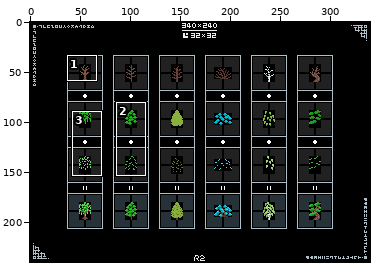
Edited in one commit: pixel-art file (works/pixel_dailies/pixel_dailies_20210902_set_of_trees_v2.aseprite). Above: a wide view before the commit, with the close-up outlined.
Close-up. Earlier state:
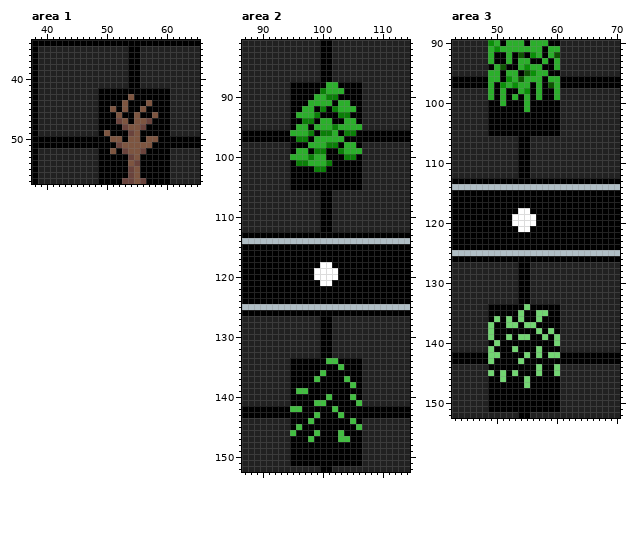
340x240 pixels, 1 frame. Shown: area 1: x 38..65, y 34..57; area 2: x 87..114, y 81..152; area 3: x 43..70, y 90..152. The commit also changed other parts of the picture, which this record leaves out.
After the commit:
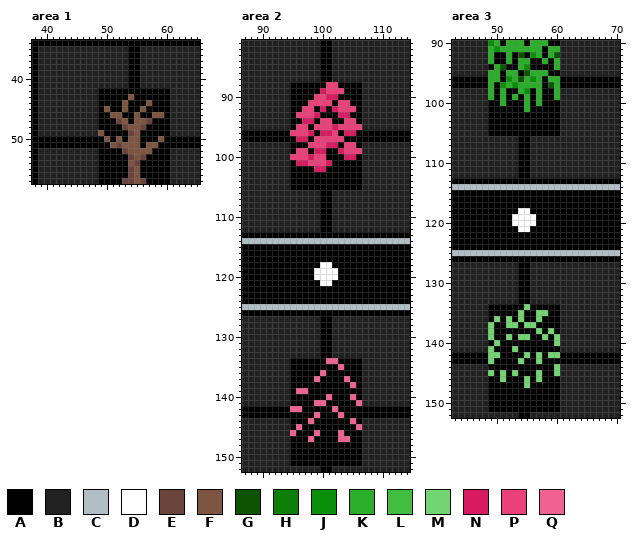
Palette (. is transparent): A #000000  B #212121  C #b0bec5  D #ffffff  E #6a433c  F #7d5540  G #0d5302  H #0a7e07  J #0a8f08  K #2baf2b  L #42bd41  M #72d572  N #d81b60  P #ec407a  Q #f06292
Change:
--- area 1, layer "body"
@@ x 47..61 @@
 44 BBAAAAFAAAFAAAB
-45 BBAAFAFAAFAAAAB
-46 BBAAAFAAFAAFAAB
+45 BBAFAAFAAFAAAAB
+46 BBAAFFAAFAAFFAB
 47 BBAAAEFAFFEAAAB
 48 BBAAAAEFFEAAAAB
-49 BBAFAAAEFAAAAAB
-50 AAAAFFAFFAFFAAA
-51 AAAAAEFFFFFAAAA
-52 BBAAFAEFFEAAAAB
-53 BBAAAAAEFAAAAAB
+49 BBFAAAAEFAAAAAB
+50 AAAFAFAFFAAAFAA
+51 AAAAFEFFFAFFAAA
+52 BBAAAAEFFFFAAAB
+53 BBAAAAAEFEAAAAB
 54 BBAAAAAFEAAAAAB
--- area 2, layers "leaf_1", "leaf_2"
@@ x 93..108 @@
  87 BBBBBBBAABBBBBBB
- 88 BBAAAAAAKKAAAABB
- 89 BBAAAAAHKKKAAABB
- 90 BBAAAAKKHHAAAABB
- 91 BBAAAKKKKAKKAABB
- 92 BBAAKKAHAHKKKABB
- 93 BBAKKKHAAAHHAABB
- 94 BBAAHHAKKAAKKABB
- 95 BBAKKAKKKHKKKKBB
- 96 AAKKKHAHHKAHHAAA
- 97 AAAHHAKKKKKAAAAA
- 98 BBAAAKKKHHAKKABB
- 99 BBAKKAHHAAHKKKBB
-100 BBKKKHKKAAAHHABB
-101 BBAHHKKKHAAAAABB
-102 BBAAAAHHAAAAAABB
+ 88 BBAAAAAAPPAAAABB
+ 89 BBAAAAANPPPAAABB
+ 90 BBAAAAPPNNAAAABB
+ 91 BBAAAPPPPAPPAABB
+ 92 BBAAPPANANPPPABB
+ 93 BBAPPPNAAANNAABB
+ 94 BBAANNAPPAAPPABB
+ 95 BBAPPAPPPNPPPPBB
+ 96 AAPPPNANNPANNAAA
+ 97 AAANNAPPPPPAAAAA
+ 98 BBAAAPPPNNAPPABB
+ 99 BBAPPANNAANPPPBB
+100 BBPPPNPPAAANNABB
+101 BBANNPPPNAAAAABB
+102 BBAAAANNAAAAAABB
 103 BBAAAAAAAAAAAABB
@@ x 93..108 @@
 133 BBBBBBBAABBBBBBB
-134 BBAAAAAALLAAAABB
-135 BBAAAAAAAALAAABB
-136 BBAAAAALAAAAAABB
-137 BBAAAALAAAALAABB
-138 BBAAAAAAAAAALABB
-139 BBALLAAAAAAAAABB
-140 BBAAAAAALAAALABB
-141 BBAAAALLAAAAALBB
-142 AALLAAAAALAAAAAA
-143 AAAAAALAAALAAAAA
-144 BBAAALAAAAAALABB
-145 BBALAAAAAAAAALBB
-146 BBLAAALAAALAAABB
-147 BBAAALAAAALLAABB
+134 BBAAAAAAQQAAAABB
+135 BBAAAAAAAAQAAABB
+136 BBAAAAAQAAAAAABB
+137 BBAAAAQAAAAQAABB
+138 BBAAAAAAAAAAQABB
+139 BBAQQAAAAAAAAABB
+140 BBAAAAAAQAAAQABB
+141 BBAAAAQQAAAAAQBB
+142 AAQQAAAAAQAAAAAA
+143 AAAAAAQAAAQAAAAA
+144 BBAAAQAAAAAAQABB
+145 BBAQAAAAAAAAAQBB
+146 BBQAAAQAAAQAAABB
+147 BBAAAQAAAAQQAABB
 148 BBAAAAAAAAAAAABB
--- area 3, layers "leaf_1", "leaf_2"
@@ x 54..59 @@
  93 KKAAKA
- 94 KJKKAA
- 95 AGJKKA
- 96 GKKKAK
- 97 KKAKAG
+ 94 KJAAAA
+ 95 AGKKKA
+ 96 GKJKAK
+ 97 KKKKAG
  98 KJAKAA
  99 AKAKAA
-100 AKAAAA
+100 AKAKAA
 101 AKAAAA
@@ x 55..59 @@
 140 AAAAA
-141 AAMAA
+141 AAAAA
 142 MAMAM
-143 AAAAA
-144 AAMAA
+143 AAMAA
+144 AAAAA
 145 AAMAA
-146 MAAAA
+146 MAMAA
 147 MAAAA
